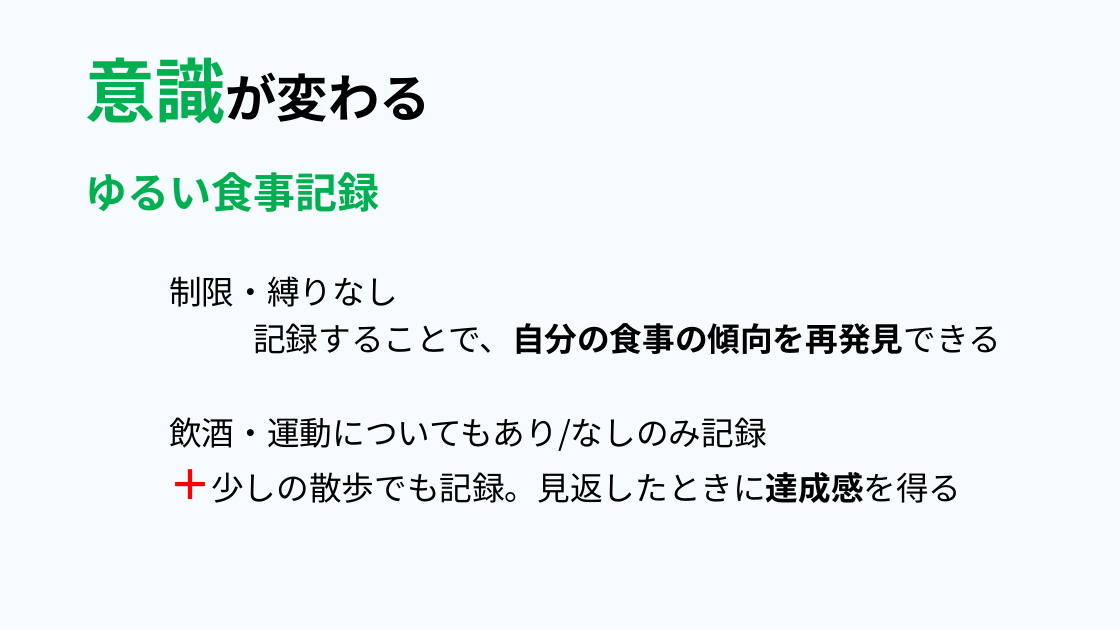
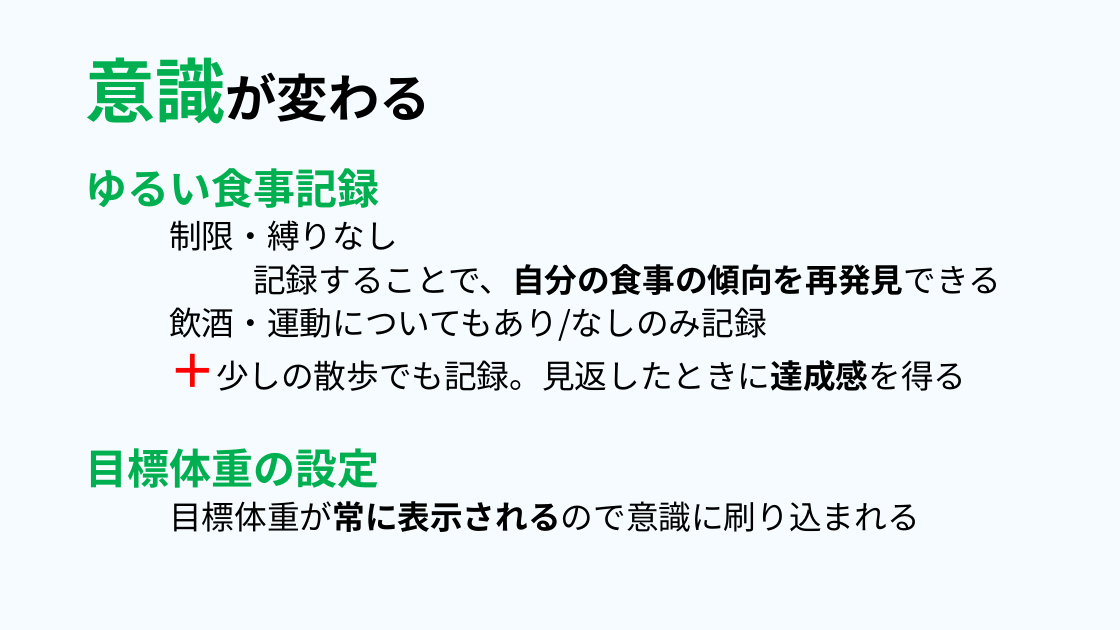
Before and after one commit to dojo2023/E-4, a slide deck: slide 15 of 共有用フォルダー/成果発表.pptx. Drawn at 1120x630 pixels with LibreOffice and Linux fonts; fonts in the diff are those of the drawing. Boxes give left, top, right and bottom in pixels: in the first picture for what was removed or moved away, otherwise in the second. Text is boxed around its words. In the diff, an @@ line names an element or a change of style, - is before the commit and + after.

```diff
--- a/共有用フォルダー/成果発表.pptx
+++ b/共有用フォルダー/成果発表.pptx
@@ text at <box>85,168,1000,391</box>: size 36 to 40 pt in "＋少しの散歩でも記録。見返したときに達成感を得る"; line spacing 0.9 to 0.8 @@
@@ text at <box>85,448,919,532</box>: paragraphs added @@
+目標体重の設定
+目標体重が常に表示されるので意識に刷り込まれる
```
Also in this commit, not shown: 4 other slides changed, 3 slides added, 1 slide removed.
